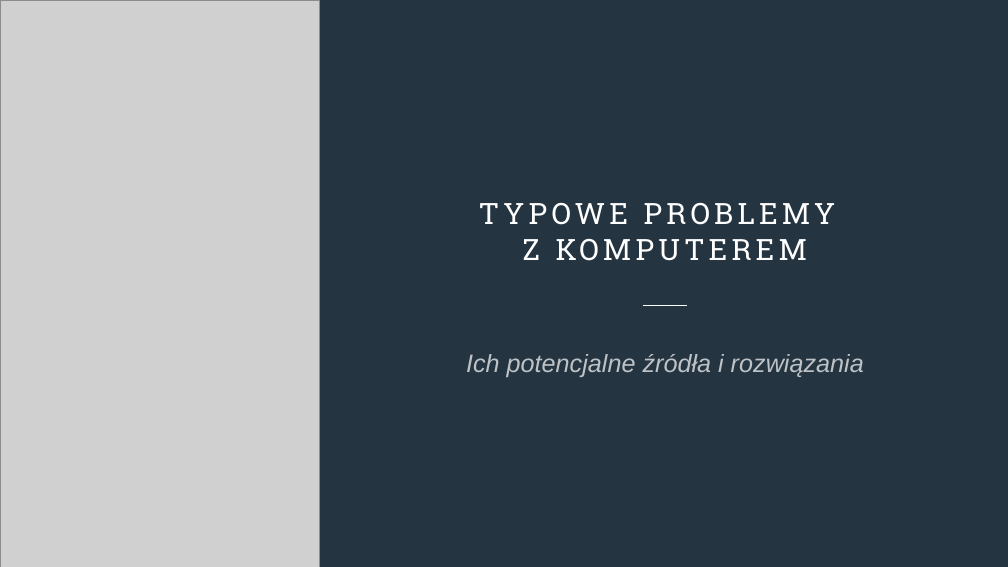
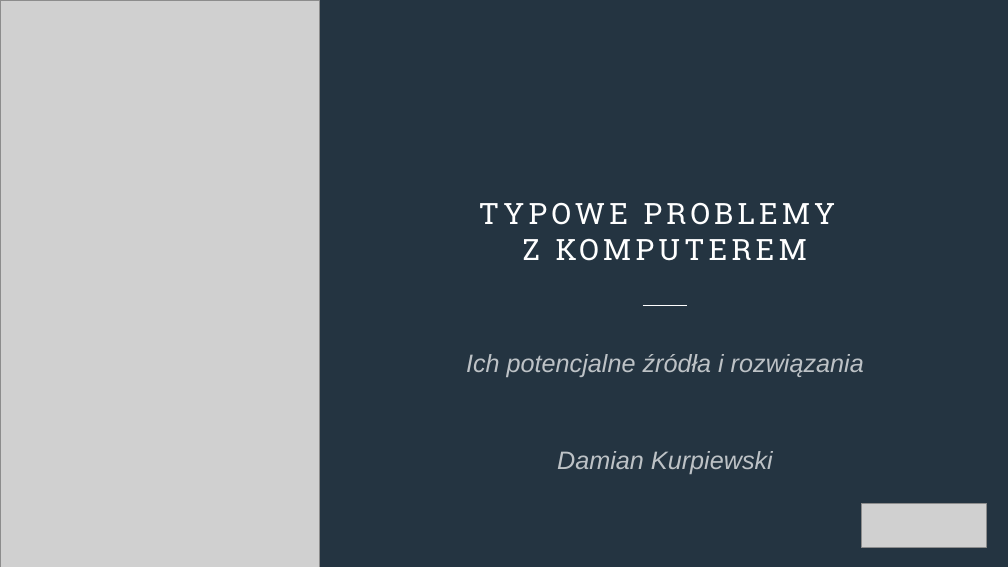
Before and after one commit to blackbat13/cs-lut, a slide deck: slide 1 of Inne/Typowe problemy z komputerem.pptx. Drawn at 1008x567 pixels with LibreOffice and Linux fonts; fonts in the diff are those of the drawing; grey boxes stand for pictures. Boxes give left, top, right and bottom in pixels: in the first picture for what was removed or moved away, otherwise in the second. Text is boxed around its words. In the diff, an @@ line names an element or a change of style, - is before the commit and + after.

```diff
--- a/Inne/Typowe problemy z komputerem.pptx
+++ b/Inne/Typowe problemy z komputerem.pptx
@@ subtitle at (x1=557, y1=451, x2=773, y2=474): paragraph added @@
+Damian Kurpiewski
@@ picture added at (x1=861, y1=504, x2=986, y2=547) @@
```
Also in this commit, not shown: 7 other files.
